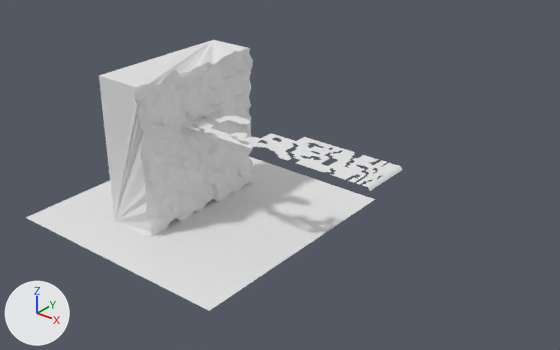
The Blender file scenes/flood.blend: old version first, new version second.
Both versions are drawn from a camera (50 mm lens) standing at (198.0, -198.2, 109.9) and looking at (40.2, -0.9, -12.5). Lighting does not change. The marker at lower left points along +X, +Y and +Z.
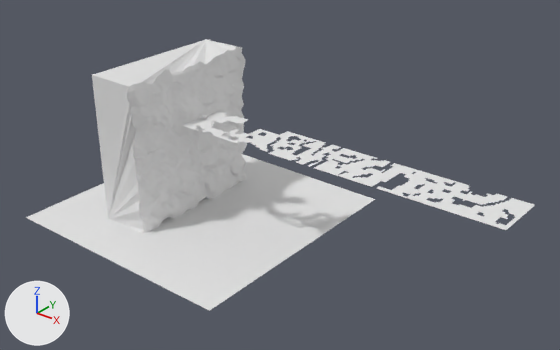
Pixel boxes [x1, y1, x2, y2] of what changed, in the pictures (560 x 350 px):
'Sea', moved: before [99, 40, 254, 237]; after [92, 39, 247, 234]
'Cliff', added: after [180, 111, 535, 230]
'Plane', deleted: before [182, 110, 403, 191]

What changed in the scene script:
```text
Change me_cube_001:
    where me_cube_001.from_pydata(...)  # 1093 vertices, 1029 faces; spans x -2.0..0.17, y -1.07..1.04, z -1.07..1.07
    used by ob_sea; location = (0.0, 0.0, -10.0); scale = (10.0, 30.0, 30.0)
    me_cube_001 part 1: the whole mesh is moved by (0.0, 0.0, -0.37)
Add me_walkmesh_1:
    me_walkmesh_1.from_pydata(...)  # 3538 vertices, 2875 faces; spans x -0.6..129.3, y -9.9..9.9, z -0.7..0.5
    me_walkmesh_1.polygons.foreach_set('use_smooth', [True] * 2875)
Change ob_sea:
    ob_sea.location: (0.0, 0.0, -10.0) -> (-4.0, 0.0, 0.5)
Remove ob_plane:
    ob_plane = bpy.data.objects.new('Plane', me_walkmesh)
    ob_plane.location = (0.0, 0.0, 0.0)
Add ob_cliff:
    ob_cliff = bpy.data.objects.new('Cliff', me_walkmesh_1)
    ob_cliff.location = (0.0, 0.0, 0.0)
```
